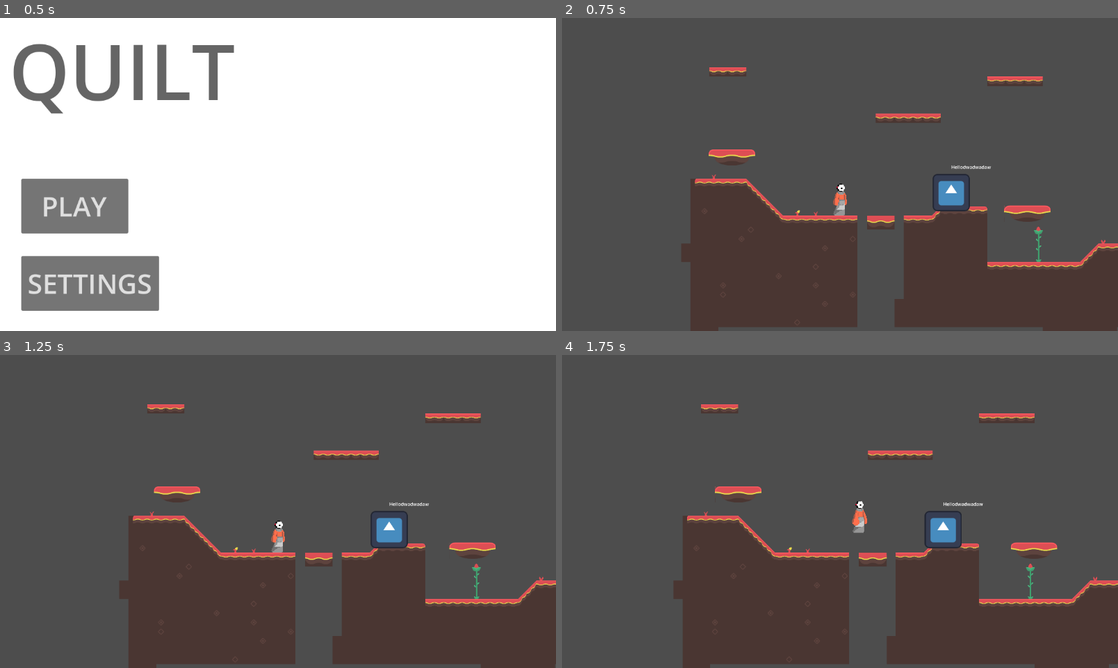
Above: before the commit, frames 1-4 (two rows, left to right).
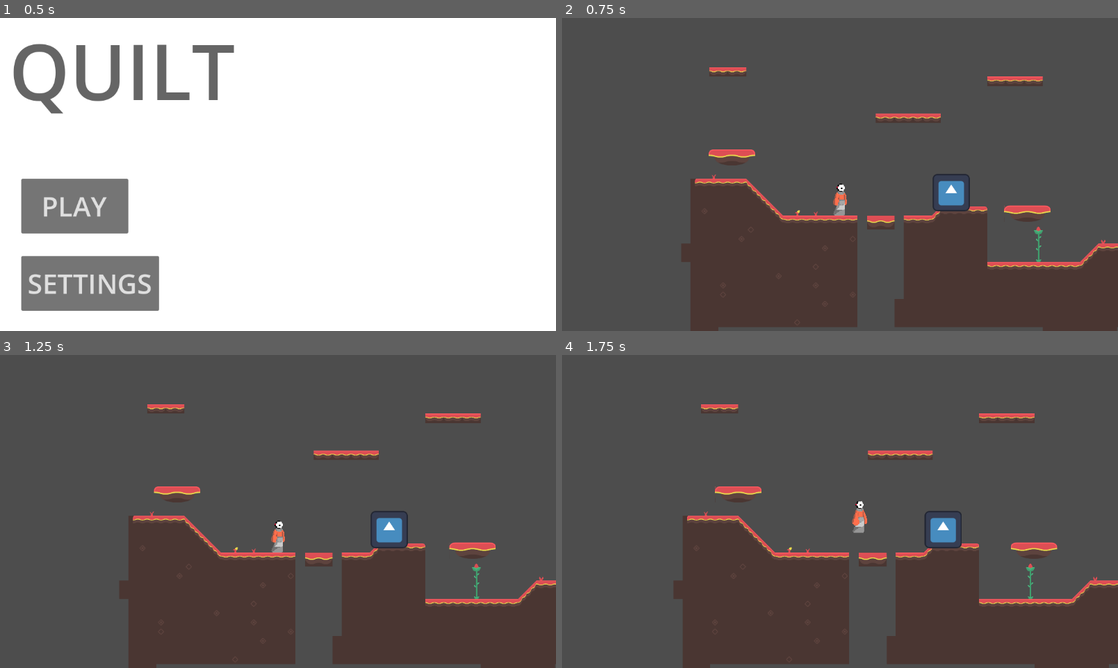
Above: after the commit, the same moments.

Repository: unsaltedkale/Quilt
Game: Godot game, scene res://Andy's Path/Scenes/AndyMain.tscn
Two runs of this game, one before a commit and one after it. Both use one fixed random seed, a clock stepped at 60 frames per second and the inputs below. This scene is started directly instead of the project's main scene. The engine's default icon, where the game draws it, is replaced by a stand-in: a white triangle on a blue panel in a dark square.
Inputs (mouse positions are in pixels of both pictures, inside the frame that each line leads up to):
- Up to frame 1 (0.5 s): no input
- Up to frame 2 (0.75 s): click "PLAY" at 0.5 s
- Up to frame 3 (1.25 s): no input
- Up to frame 4 (1.75 s): move the mouse to (962, 495) at 1.27 s; hold D (move_right) from 1.28 s (still down); hold E (interact) from 1.28 s (still down); click (962, 495) at 1.42 s; tap Space (jump) at 1.52 s

Frame 1 is identical in both runs. In frame 2, less than 0.1% of the frame differs, in the area x 70-78%, y 47-49%; in frame 3, less than 0.1%; in frame 4, less than 0.1%, in the area x 68-76%, y 47-49%.

Commit message:
Dialogue System Framework

Diff:
--- a/Andy's Path/Scenes/NPC.gd
+++ b/Andy's Path/Scenes/NPC.gd
@@ -1,12 +1,29 @@
 extends Node2D
 
-var triggerReference
+var labelReference
+var areaReferecnce
 
 func _ready() -> void:
-	triggerReference = $Area2D
+	labelReference = $Label
+	areaReferecnce = $Area2D
 
 func _process(delta: float) -> void:
-	if triggerReference.isInTrigger == true:
+	Display_Text_With_Input()
+
+func Display_Text_No_Input():
+	if areaReferecnce.isInTrigger == true:
 		print("In Trigger")
+		labelReference.visible = true
+
 	else:
 		print("Out of Trigger")
+		labelReference.visible = false
+
+func Display_Text_With_Input():
+	if areaReferecnce.isInTrigger == true && Input.is_action_pressed("interact"):
+		print("In Trigger")
+		labelReference.visible = true
+
+	else:
+		print("Out of Trigger")
+		labelReference.visible = false
